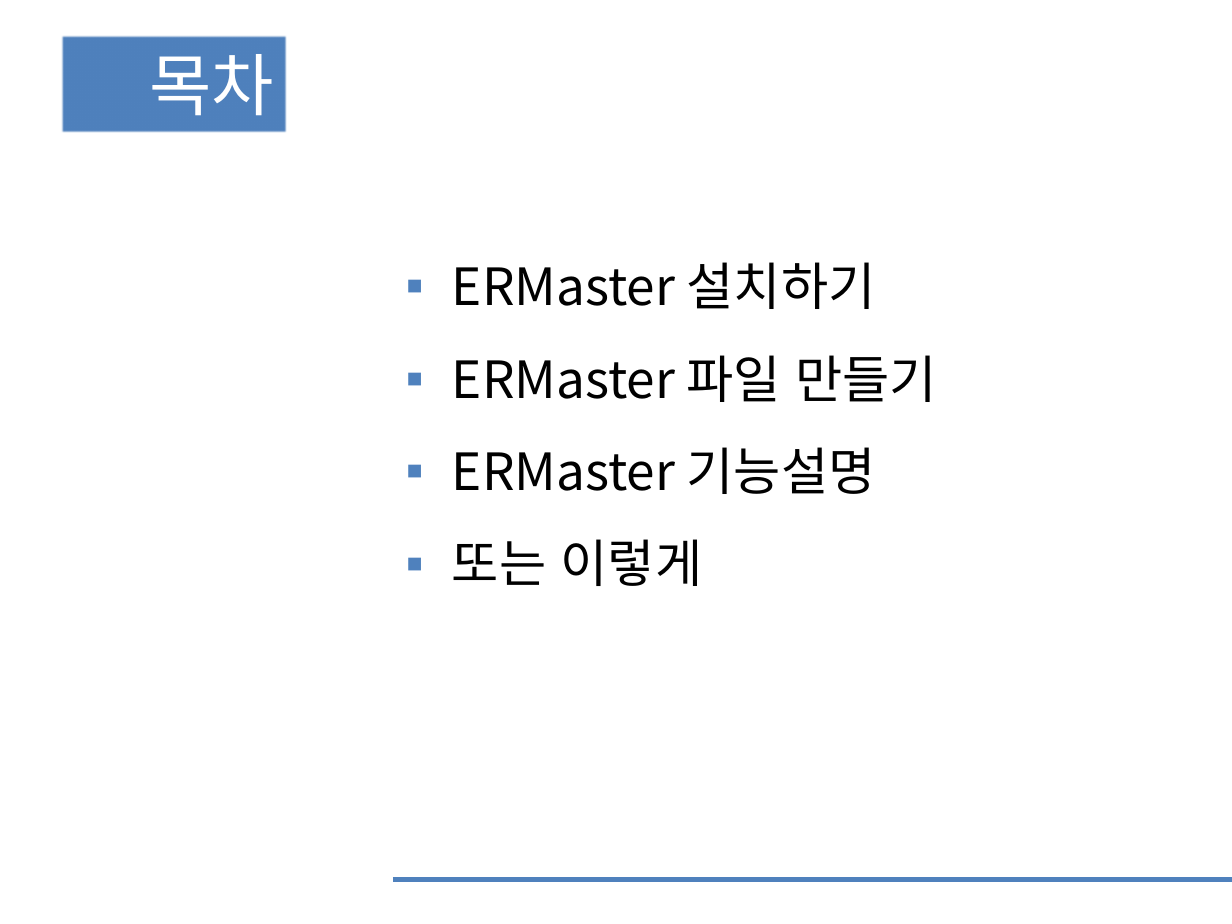
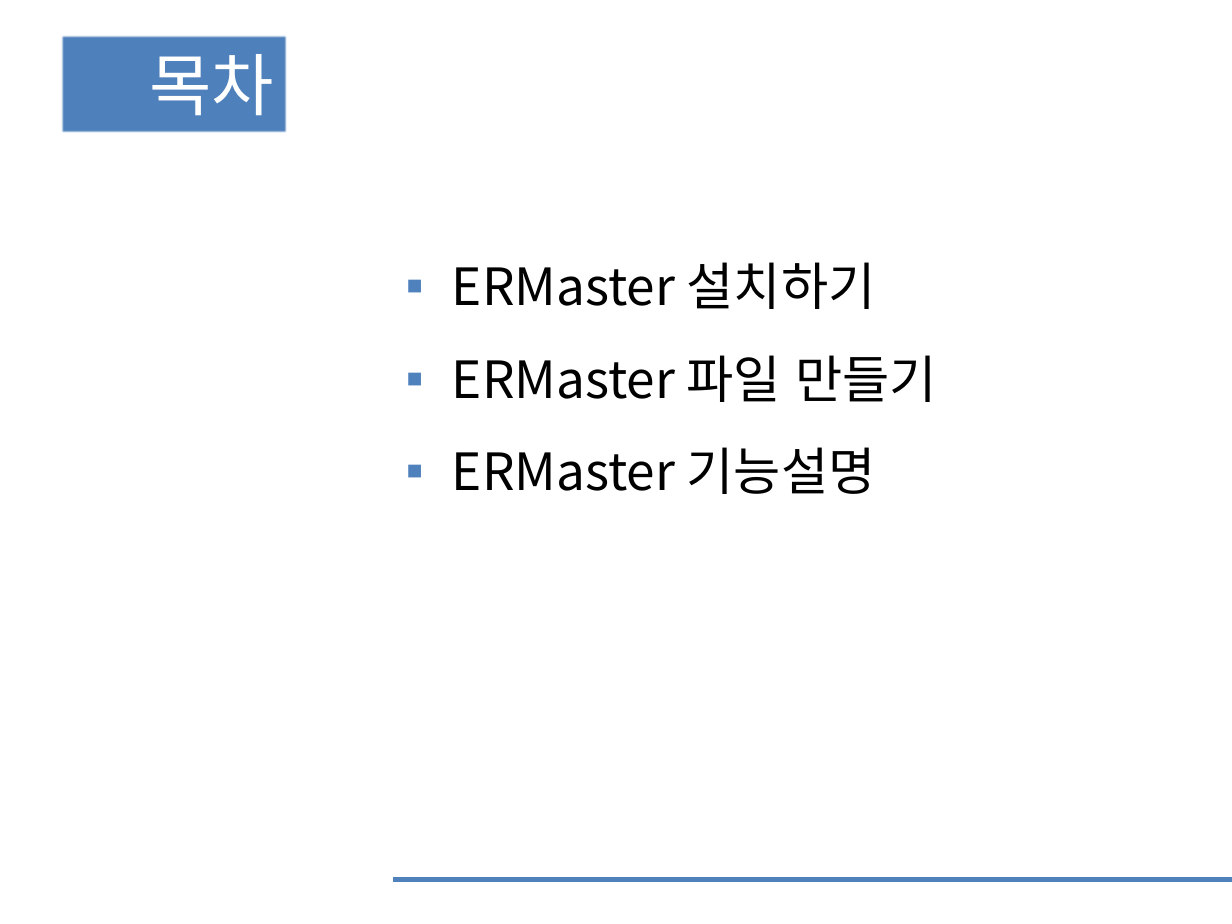
Before and after one commit to moon70717/iot_spring, a slide deck: slide 2 of iot_spring2/src/main/webapp/WEB-INF/views/db/ermaster/ermaster_ppt.pptx. Drawn at 1232x924 pixels with LibreOffice and Linux fonts; fonts in the diff are those of the drawing. Boxes give left, top, right and bottom in pixels: in the first picture for what was removed or moved away, otherwise in the second. Text is boxed around its words. In the diff, an @@ line names an element or a change of style, - is before the commit and + after.

```diff
--- a/iot_spring2/src/main/webapp/WEB-INF/views/db/ermaster/ermaster_ppt.pptx
+++ b/iot_spring2/src/main/webapp/WEB-INF/views/db/ermaster/ermaster_ppt.pptx
@@ text at (x1=452, y1=539, x2=703, y2=586): paragraph removed @@
-▪ 또는 이렇게
```
Also in this commit, not shown: 4 other slides changed, 1 slide removed, 6 other files.
